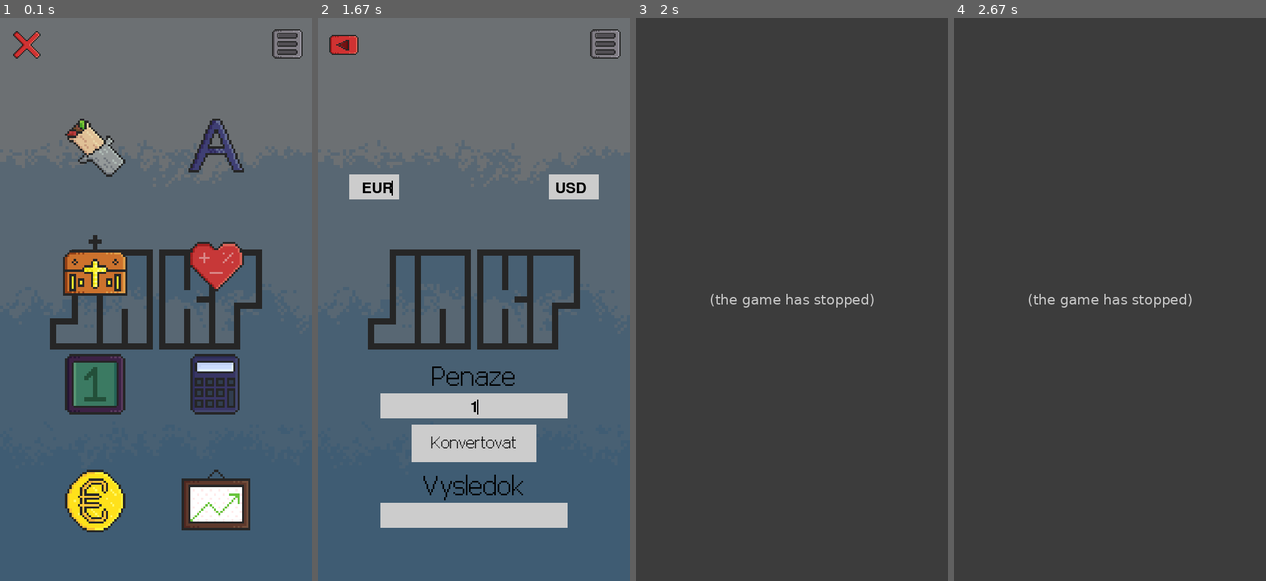
Above: before the commit, frames 1-4 (left to right).
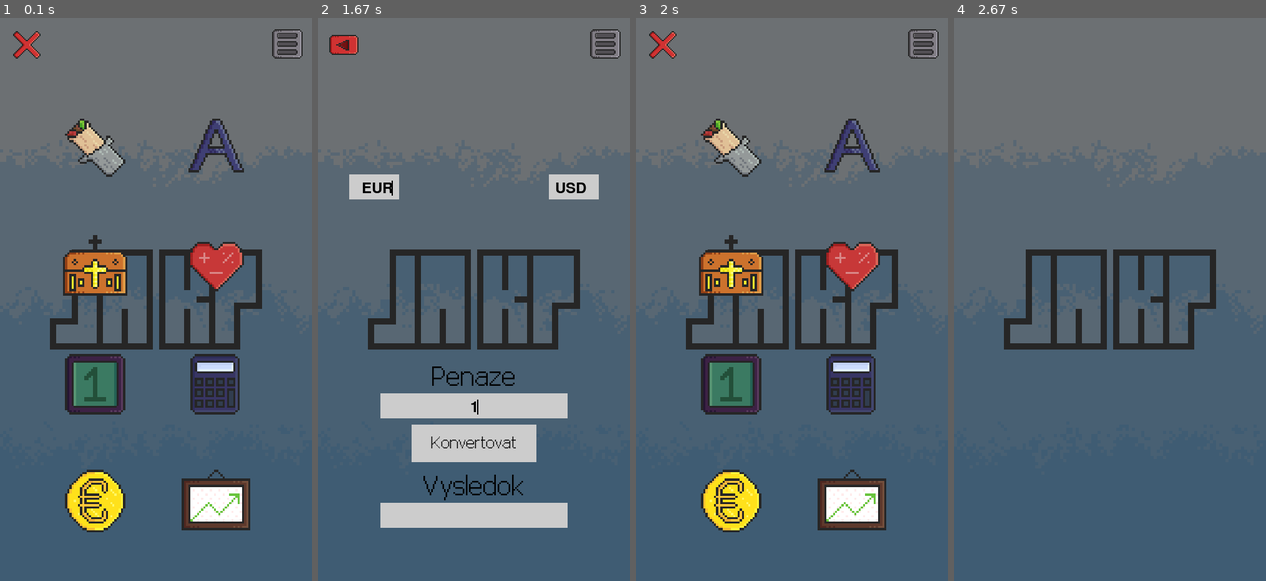
Above: after the commit, the same moments.

Repository: MichalRybecky/JAKP
Game: pygame game, started from main.py
The game is run twice, just before and just after one commit, with the same random seed, the same clock (stepped at 60 frames per second) and the same inputs.
Inputs (mouse positions are in pixels of both pictures, inside the frame that each line leads up to):
- Up to frame 1 (0.1 s): no input
- Up to frame 2 (1.67 s): press the mouse at (605, 40) at 0.37 s; move the mouse to (502, 175) at 0.47 s; release the mouse at (399, 305) at 0.6 s; press the mouse at (411, 502) at 0.7 s; move the mouse to (455, 327) at 0.8 s; release the mouse at (502, 153) at 0.93 s; press the mouse at (374, 186) at 1.03 s; move the mouse to (424, 276) at 1.13 s; release the mouse at (474, 367) at 1.27 s; press the mouse at (573, 186) at 1.37 s; move the mouse to (474, 299) at 1.47 s; release the mouse at (371, 412) at 1.6 s
- Up to frame 3 (2 s): press the mouse at (660, 40) at 1.7 s; move the mouse to (676, 198) at 1.8 s; release the mouse at (689, 355) at 1.93 s
- Up to frame 4 (2.67 s): click (1047, 147) at 2.05 s

Frames 1-2 are identical in both runs. In frame 3, 93% of the frame differs, in the area x 0-100%, y 0-100%; in frame 4, 96%.
Before the commit the program exited at 1.73 s; later frames show no game.

Commit message:
Pridanie exit_cooldownu, aby sa nestavalo, ze po double clicku na back button z appky sa aplikacia rovno exitne

Diff:
--- a/main.py
+++ b/main.py
@@ -22,6 +22,7 @@
 def main():
     run = True
     click = False
+    exit_cooldown = 0
     clock = pygame.time.Clock()
 
     # BUTTONS INITIALIZATION
@@ -50,7 +51,6 @@
         WIN.blit(CALCUL, ((WIDTH_H - ICON_SIZE_H) // 2 * 3, HEIGHT_H + ICON_SIZE - 30))
         WIN.blit(MENY, ((WIDTH_H - ICON_SIZE_H) // 2, HEIGHT_H * 3 // 2 + 40))
         WIN.blit(STOCKS, ((WIDTH_H - ICON_SIZE_H) // 2 * 3, HEIGHT_H * 3 // 2 + 40))
-
         WIN.blit(X, (10, 10))
         WIN.blit(MENU, (WIDTH - 60 - 10, 10))
 
@@ -81,13 +81,13 @@
             elif B_CALCUL.collidepoint(pos_x, pos_y):
                 print("CALCUL")
             elif B_MENY.collidepoint(pos_x, pos_y):
-                print("MENY")
                 meny_app()
+                exit_cooldown = FPS // 2
             elif B_STOCKS.collidepoint(pos_x, pos_y):
                 print("STOCKS")
             elif B_MENU.collidepoint(pos_x, pos_y):
                 print("MENU")
-            elif B_X.collidepoint(pos_x, pos_y):
+            elif B_X.collidepoint(pos_x, pos_y) and exit_cooldown == 0:
                 run = False
 
         for event in pygame.event.get():
@@ -102,6 +102,10 @@
                 if event.button == 1:
                     click = False
 
+        # exit_cooldown preventuje exit po double clicku na back button z jednotlivych appiek
+        if exit_cooldown > 0:
+            exit_cooldown -= 1
+
         clock.tick(FPS)
         pygame.display.update()
 
